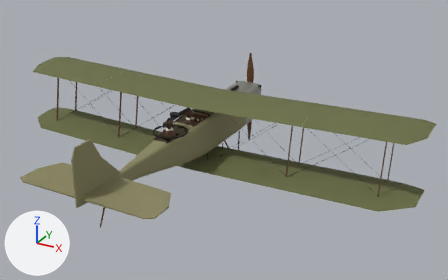
Two versions of the glTF model public/models/bristol_f2b.glb, one commit apart.
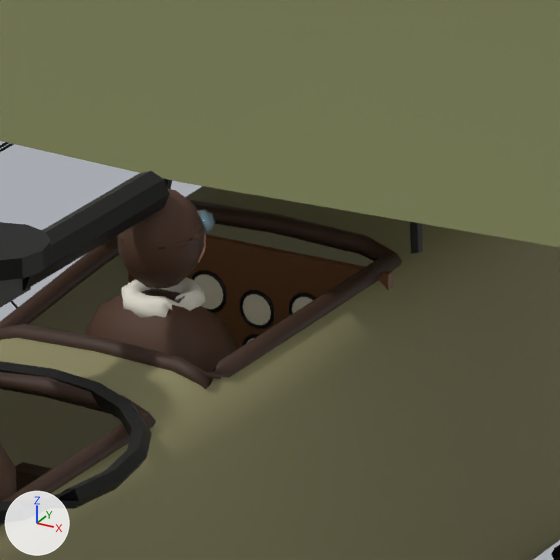
There are two pictures of each version: one whole from a camera (50 mm lens) standing at (8.18, -14.1, 6.63) and looking at (0.88, -0.83, 0.0), one close up on the part from 39% to 50% of the width and 33% to 51% of the height. Every picture has the same lights, and +X, +Y and +Z are marked at lower left. The last two pictures show the newer version. Where no turn or scale is listed for an object, it has been applied to the vertices. Vertices at exactly the same position are counted once.

Objects in the first close-up: 'Coaming', 'CockpitInterior', 'Fuselage', 'Gauge_Alt', 'Gauge_Alt_Bezel', 'Gauge_Compass_Bezel', 'Gauge_RPM', 'Gauge_RPM_Bezel', 'Gauge_Speed', 'Gauge_Speed_Bezel', 'Gun_Flexible', 'Gunner_Figure', 'Guns', 'Pilot_Figure', 'Wing_Upper_L', 'Wing_Upper_R' and 3 more.
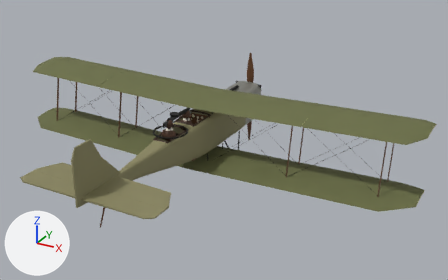
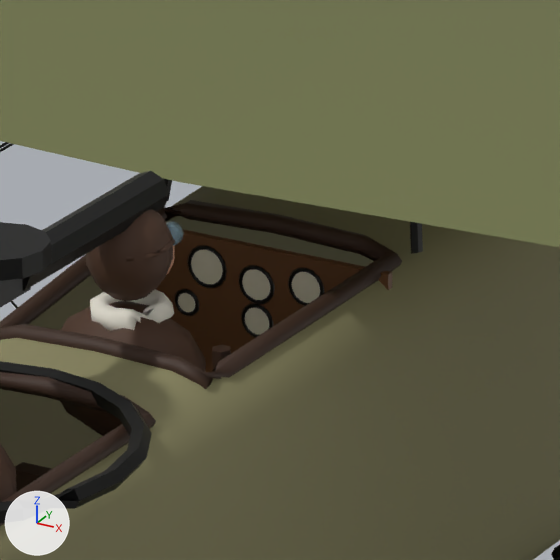
Location of each change, [x1, y1, x2, y2] in pixels of the close-ups (560 x 560 px):
'Pilot_Figure', moved: before [85, 189, 236, 372]; after [60, 210, 206, 436]
'Gauge_RPM', moved: before [194, 275, 223, 309]; after [191, 250, 223, 284]
'Gauge_Alt', moved: before [243, 294, 271, 325]; after [242, 269, 270, 300]
'Gauge_Alt_Bezel', moved: before [239, 290, 275, 329]; after [239, 265, 275, 304]
'Gauge_Speed', moved: before [292, 297, 313, 313]; after [292, 272, 320, 303]
'Gauge_RPM_Bezel', moved: before [190, 270, 227, 313]; after [187, 245, 227, 288]
'Gauge_Compass', moved (not visible before): after [245, 308, 269, 335]
'Gauge_Speed_Bezel', moved: before [288, 293, 316, 315]; after [288, 268, 324, 306]
'Gauge_Compass_Bezel', moved (mostly hidden before): before [242, 334, 259, 346]; after [241, 303, 273, 338]

The change, as a diff of the scene's bpy script:
```diff
--- a/public/models/bristol_f2b.glb.py
+++ b/public/models/bristol_f2b.glb.py
@@ me_gauge_alt_bezel @@
 # used by ob_gauge_alt_bezel; location = (0.0, 0.0, 0.0)
-me_gauge_alt_bezel.from_pydata(...)  # 64 vertices, 128 faces; spans x -0.051..0.051, y -0.708..-0.696, z 0.3141..0.4161
+me_gauge_alt_bezel.from_pydata(...)  # 64 vertices, 128 faces; spans x -0.051..0.051, y -0.708..-0.696, z 0.3791..0.4811
+# me_gauge_alt_bezel part 1: the whole mesh is moved by (0.0, 0.0, 0.065)
 me_gauge_alt_bezel.materials.append(mat_metal)
@@ me_gauge_compass_bezel @@
 # used by ob_gauge_compass_bezel; location = (0.0, 0.0, 0.0)
-me_gauge_compass_bezel.from_pydata(...)  # 64 vertices, 128 faces; spans x -0.046..0.046, y -0.708..-0.696, z 0.2091..0.3011
+me_gauge_compass_bezel.from_pydata(...)  # 64 vertices, 128 faces; spans x -0.046..0.046, y -0.708..-0.696, z 0.2891..0.3811
+# me_gauge_compass_bezel part 2: the whole mesh is moved by (0.0, 0.0, 0.08)
 me_gauge_compass_bezel.materials.append(mat_metal)
@@ me_gauge_rpm_bezel @@
 # used by ob_gauge_rpm_bezel; location = (0.0, 0.0, 0.0)
-me_gauge_rpm_bezel.from_pydata(...)  # 64 vertices, 128 faces; spans x -0.196..-0.084, y -0.708..-0.696, z 0.3291..0.4411
+me_gauge_rpm_bezel.from_pydata(...)  # 64 vertices, 128 faces; spans x -0.196..-0.084, y -0.708..-0.696, z 0.3941..0.5061
+# me_gauge_rpm_bezel part 3: the whole mesh is moved by (0.0, 0.0, 0.065)
 me_gauge_rpm_bezel.materials.append(mat_metal)
@@ me_gauge_speed_bezel @@
 # used by ob_gauge_speed_bezel; location = (0.0, 0.0, 0.0)
-me_gauge_speed_bezel.from_pydata(...)  # 64 vertices, 128 faces; spans x 0.089..0.191, y -0.708..-0.696, z 0.3341..0.4361
+me_gauge_speed_bezel.from_pydata(...)  # 64 vertices, 128 faces; spans x 0.089..0.191, y -0.708..-0.696, z 0.3991..0.5011
+# me_gauge_speed_bezel part 4: the whole mesh is moved by (0.0, 0.0, 0.065)
 me_gauge_speed_bezel.materials.append(mat_metal)
@@ me_pilot_figure @@
 # used by ob_pilot_figure; location = (0.0, 0.0, 0.0)
-me_pilot_figure.from_pydata(...)  # 304 vertices, 588 faces; spans x -0.205..0.205, y -1.28..-1.0, z 0.225..0.815
+me_pilot_figure.from_pydata(...)  # 304 vertices, 588 faces; spans x -0.205..0.205, y -1.42..-1.14, z 0.243..0.833
+# me_pilot_figure part 5: the whole mesh is moved by (0.0, -0.14, 0.018)
 me_pilot_figure.materials.append(mat_pilot)
@@ ob_gauge_alt @@
 ob_gauge_alt = bpy.data.objects.new('Gauge_Alt', me_gauge_alt)
-ob_gauge_alt.location = (0.0, -0.703, 0.365)
+ob_gauge_alt.location = (0.0, -0.703, 0.43)
@@ ob_gauge_compass @@
 ob_gauge_compass = bpy.data.objects.new('Gauge_Compass', me_gauge_compass)
-ob_gauge_compass.location = (0.0, -0.703, 0.255)
+ob_gauge_compass.location = (0.0, -0.703, 0.335)
@@ ob_gauge_rpm @@
 ob_gauge_rpm = bpy.data.objects.new('Gauge_RPM', me_gauge_rpm)
-ob_gauge_rpm.location = (-0.14, -0.703, 0.385)
+ob_gauge_rpm.location = (-0.14, -0.703, 0.45)
@@ ob_gauge_speed @@
 ob_gauge_speed = bpy.data.objects.new('Gauge_Speed', me_gauge_speed)
-ob_gauge_speed.location = (0.14, -0.703, 0.385)
+ob_gauge_speed.location = (0.14, -0.703, 0.45)
```
